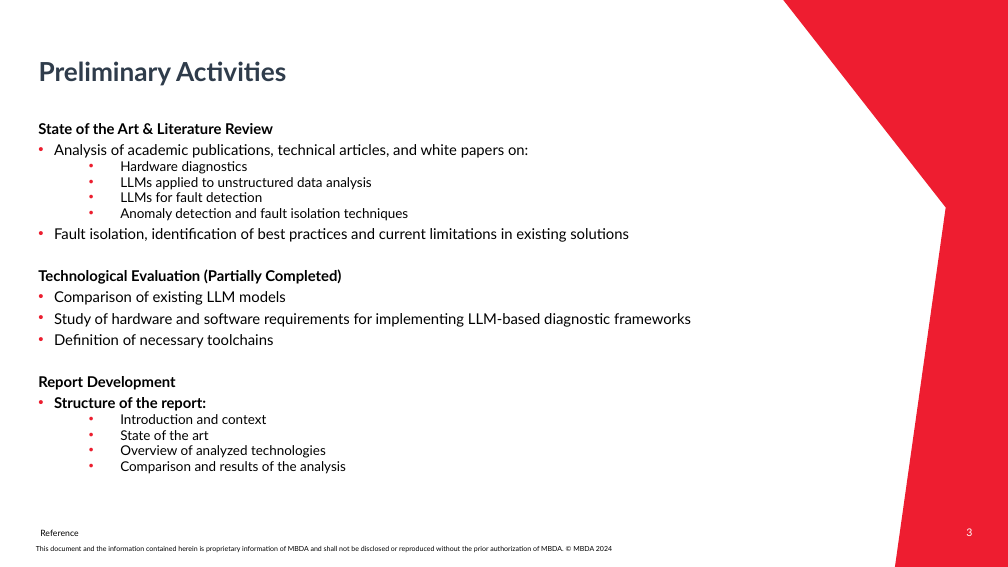
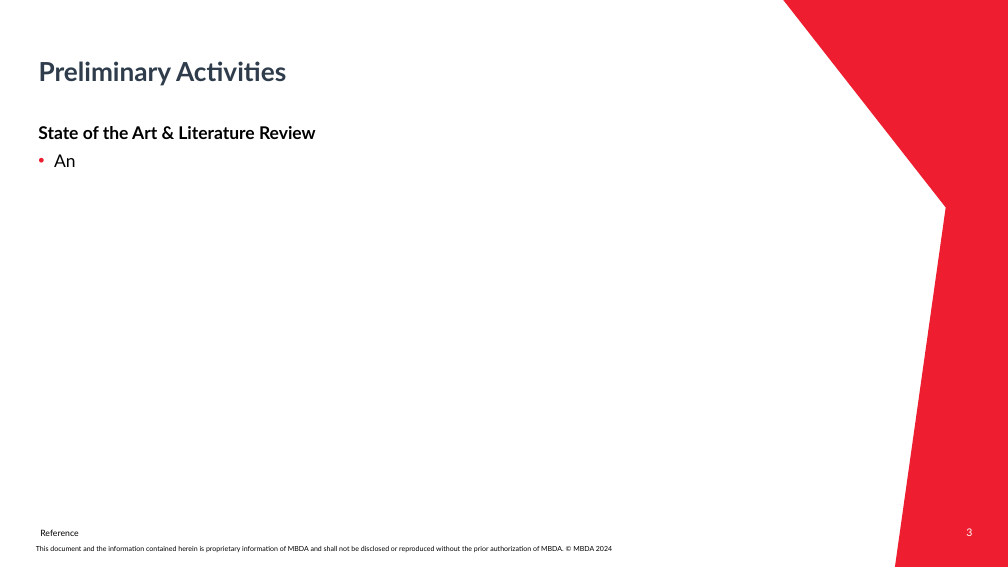
Before and after one commit to Mqtth3w/master-thesis-mbda-unipr, a slide deck: slide 3 of prompts_engineering/ICL_MBDA_Thesis_Gianvenuti.pptx. Drawn at 1008x567 pixels with LibreOffice and Linux fonts; fonts in the diff are those of the drawing; background and template pictures are left out. Boxes give left, top, right and bottom in pixels: in the first picture for what was removed or moved away, otherwise in the second. Text is boxed around its words. In the diff, an @@ line names an element or a change of style, - is before the commit and + after.

```diff
--- a/prompts_engineering/ICL_MBDA_Thesis_Gianvenuti.pptx
+++ b/prompts_engineering/ICL_MBDA_Thesis_Gianvenuti.pptx
@@ text at [38, 126, 316, 139]: size 10.6 to 12.5 pt; line spacing 0.7 to 0.9 @@
@@ text at [54, 154, 76, 167]: text changed; size 10.6 to 12.5 pt @@
-• Analysis of academic publications, technical articles, and white papers on:
-  • Hardware diagnostics
-  • LLMs applied to unstructured data analysis
-  • LLMs for fault detection
-  • Anomaly detection and fault isolation techniques
-• Fault isolation, identification of best practices and current limitations in existing solutions
-Technological Evaluation (Partially Completed)
-• Comparison of existing LLM models
-• Study of hardware and software requirements for implementing LLM-based diagnostic frameworks
-• Definition of necessary toolchains
-Report Development
-• Structure of the report:
-  • Introduction and context
-  • State of the art
-  • Overview of analyzed technologies
-  • Comparison and results of the analysis
+• An
```
Also in this commit, not shown: 10 slides added, 1 other file.
